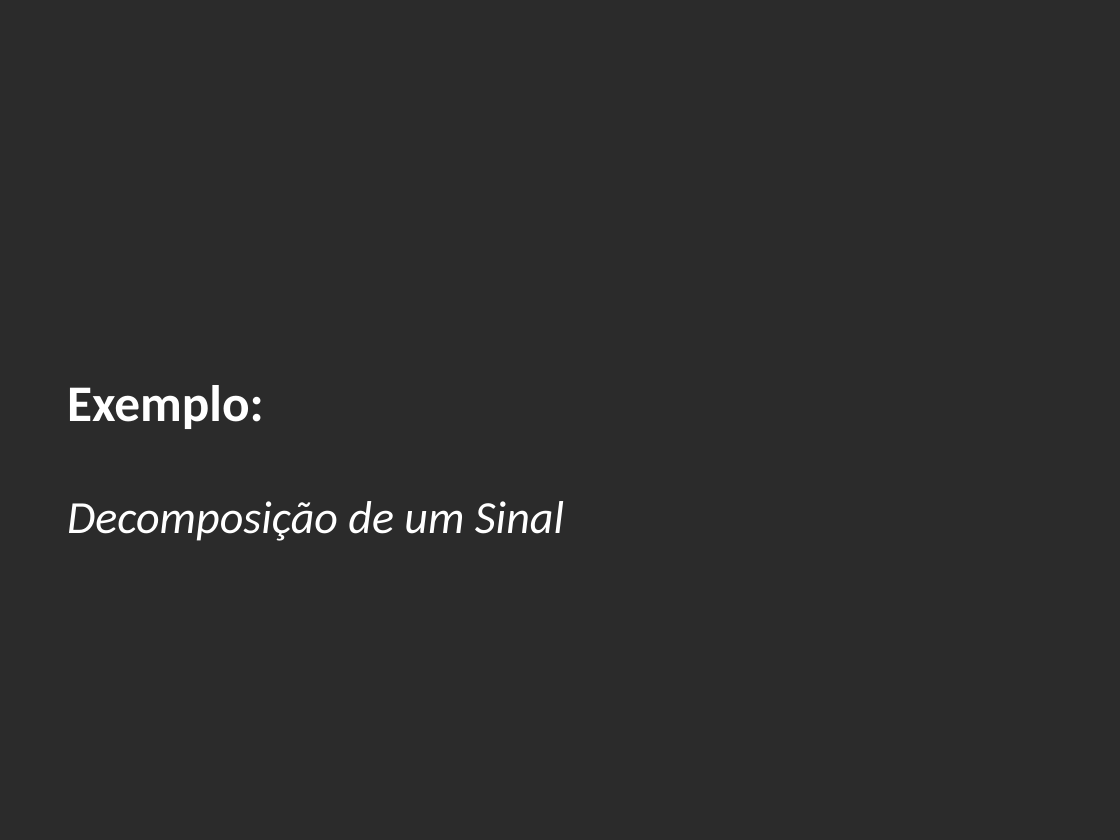
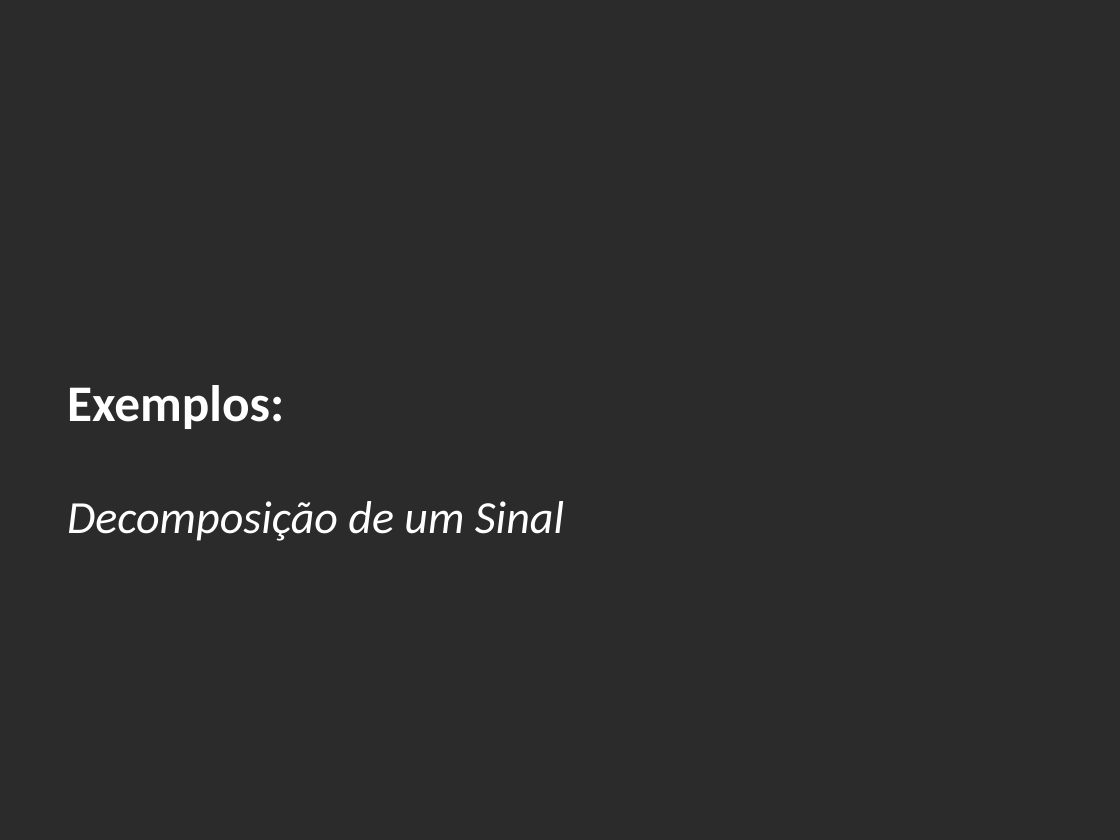
Before and after one commit to mateus-ss/Semana-Universitria_UnB-2025.2, a slide deck: slide 16 of Apresentação/Semana_Universitaria.pptx (slide 12 before the commit). Drawn at 1120x840 pixels with LibreOffice and Linux fonts; fonts in the diff are those of the drawing; background and template pictures are left out; a plain dark background stands for a picture behind light text. Boxes give left, top, right and bottom in pixels: in the first picture for what was removed or moved away, otherwise in the second. Text is boxed around its words. In the diff, an @@ line names an element or a change of style, - is before the commit and + after.

```diff
--- a/Apresentação/Semana_Universitaria.pptx
+++ b/Apresentação/Semana_Universitaria.pptx
@@ title at bbox=[67, 385, 284, 429]: text changed @@
-Exemplo:
+Exemplos:
```
Also in this commit, not shown: 4 slides added, 3 other files.
